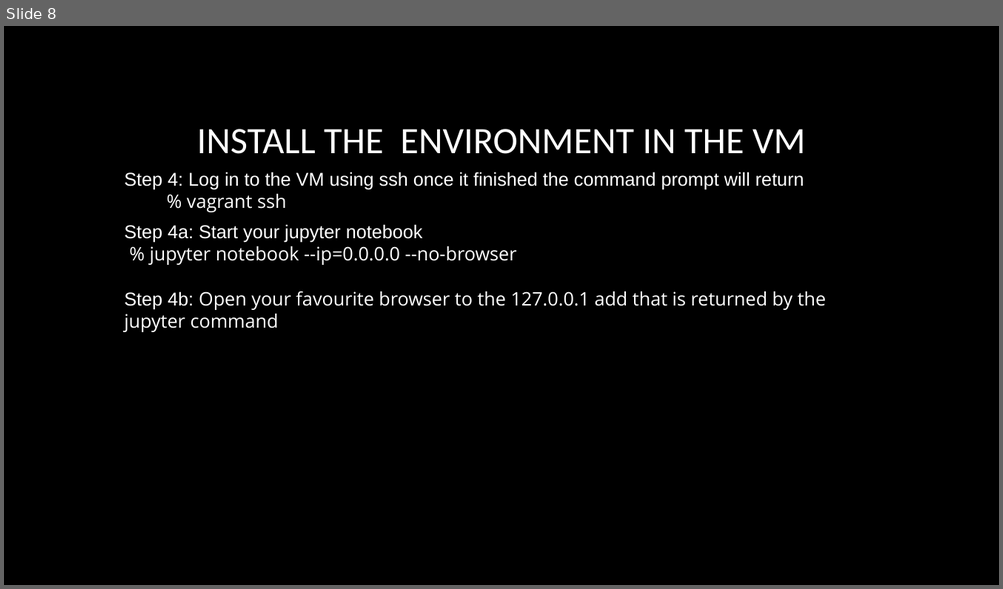
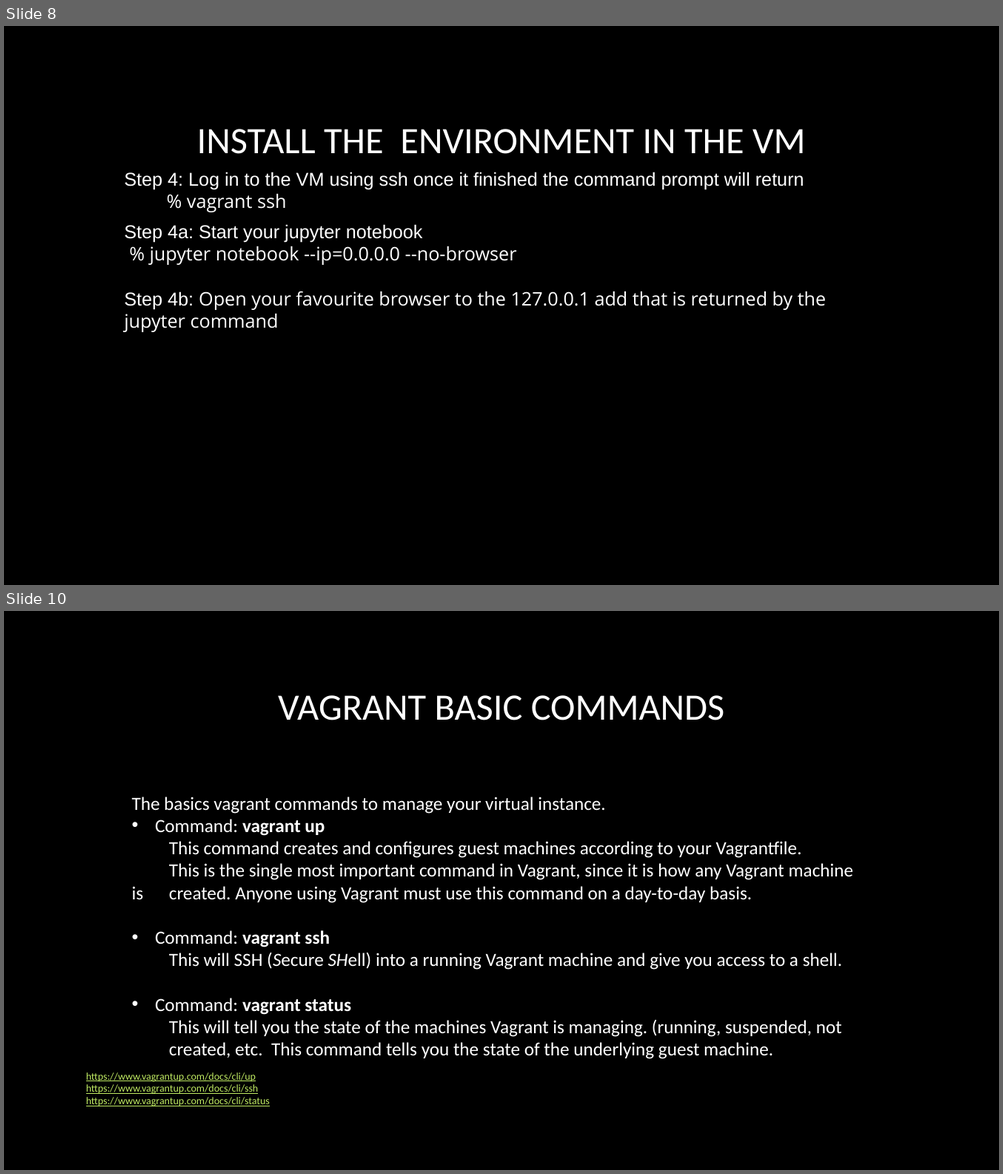
Before and after one commit to adrianopolpo/stat1400, a slide deck: VM_instructions.pptx. Shown one above the other, each under a label of ours: slide 8 before the commit, slides 8 and 10 after it; the slides between them are not shown. The pictures are 1003x589 and 1003x1174 pixels, drawn with LibreOffice and Linux fonts; fonts in the diff are those of the drawing; background and template pictures are left out. Boxes give left, top, right and bottom in pixels: in the first picture for what was removed or moved away, otherwise in the second. Text is boxed around its words. In the diff, an @@ line names an element or a change of style, - is before the commit and + after.

```diff
--- a/VM_instructions.pptx
+++ b/VM_instructions.pptx
@@ slide 10 added at [4,611,999,1170], background picture (left out) @@
@@ title added at [278,695,725,721], 36 pt, text #FFFFFF @@
+VAGRANT BASIC COMMANDS
@@ text added at [132,797,854,1059], 18 pt, text #FFFFFF @@
+The basics vagrant commands to manage your virtual instance.
+• Command: vagrant up
+This command creates and configures guest machines according to your Vagrantfile.
+This is the single most important command in Vagrant, since it is how any Vagrant machine is created. Anyone using Vagrant must use this command on a day-to-day basis.
+• Command: vagrant ssh
+  This will SSH (Secure SHell) into a running Vagrant machine and give you access to a shell.
+• Command: vagrant status
+  This will tell you the state of the machines Vagrant is managing. (running, suspended, not created, etc. This command tells you the state of the underlying guest machine.
@@ text added at [86,1073,270,1107], 10 pt, text #BFE962, underline @@
+https://www.vagrantup.com/docs/cli/up
+https://www.vagrantup.com/docs/cli/ssh
+https://www.vagrantup.com/docs/cli/status
```
Also in this commit, not shown: 1 slide changed, 1 other slide added, 1 other file.
